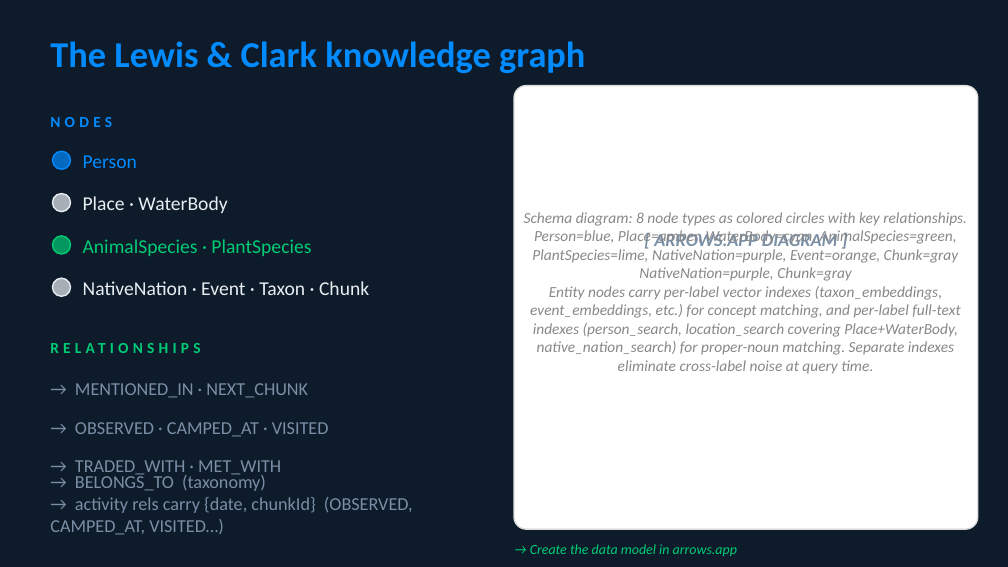
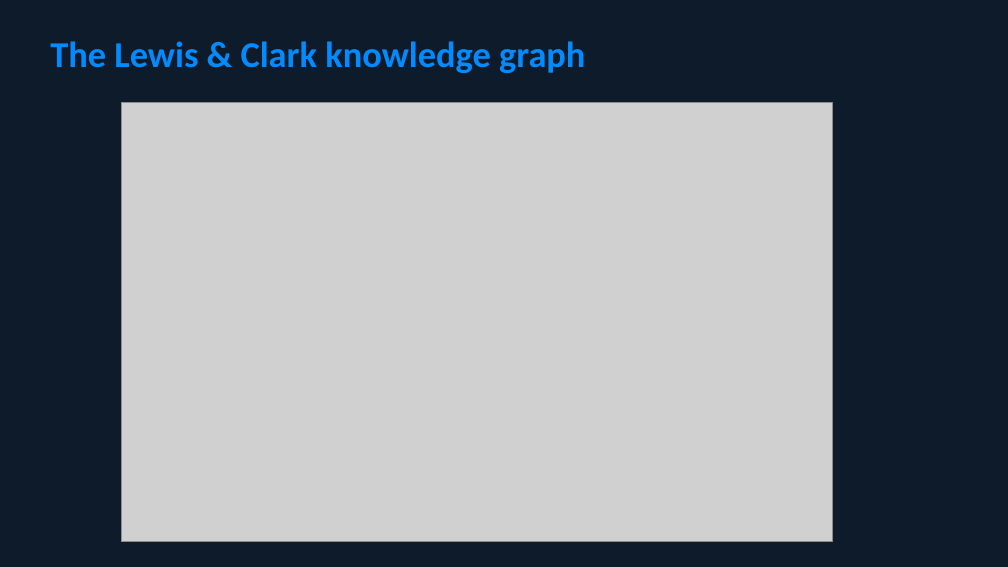
Before and after one commit to smithna/corps-of-discovery-graph-rag, a slide deck: slide 11 of docs/rag_relationship_problem.pptx (slide 7 before the commit). Drawn at 1008x567 pixels with LibreOffice and Linux fonts; fonts in the diff are those of the drawing; grey boxes stand for pictures. Boxes give left, top, right and bottom in pixels: in the first picture for what was removed or moved away, otherwise in the second. Text is boxed around its words. In the diff, an @@ line names an element or a change of style, - is before the commit and + after.

```diff
--- a/docs/rag_relationship_problem.pptx
+++ b/docs/rag_relationship_problem.pptx
@@ rounded rectangle removed at (514,86,978,529) @@
@@ text removed at (50,117,112,127) @@
-NODES
@@ picture added at (121,102,833,541) @@
@@ ellipse removed at (52,151,71,169) @@
@@ text removed at (83,155,137,168) @@
-Person
@@ ellipse removed at (52,194,71,212) @@
@@ text removed at (83,196,227,213) @@
-Place · WaterBody
@@ ellipse removed at (52,236,71,254) @@
@@ text removed at (83,239,311,256) @@
-AnimalSpecies · PlantSpecies
@@ text removed at (524,212,967,374) @@
-Schema diagram: 8 node types as colored circles with key relationships.
-Person=blue, Place=amber, WaterBody=cyan, AnimalSpecies=green,
-PlantSpecies=lime, NativeNation=purple, Event=orange, Chunk=gray
-NativeNation=purple, Chunk=gray
-Entity nodes carry per-label vector indexes (taxon_embeddings, event_embeddings, etc.) for concept matching, and per-label full-text indexes (person_search, location_search covering Place+WaterBody, native_nation_search) for proper-noun matching. Separate indexes eliminate cross-label noise at query time.
@@ text removed at (654,231,838,251) @@
-[ ARROWS.APP DIAGRAM ]
@@ ellipse removed at (52,278,71,296) @@
@@ text removed at (83,281,369,295) @@
-NativeNation · Event · Taxon · Chunk
@@ text removed at (50,333,484,363) @@
-RELATIONSHIPS
@@ text removed at (75,383,308,398) @@
-→ MENTIONED_IN · NEXT_CHUNK
@@ text removed at (75,422,329,437) @@
-→ OBSERVED · CAMPED_AT · VISITED
@@ text removed at (50,474,413,535) @@
-→ BELONGS_TO (taxonomy)
-→ activity rels carry {date, chunkId} (OBSERVED, CAMPED_AT, VISITED…)
@@ text removed at (75,460,281,477) @@
-→ TRADED_WITH · MET_WITH
@@ text removed at (530,544,737,557) @@
-→ Create the data model in arrows.app
```
Also in this commit, not shown: 10 other slides changed, 3 slides added, 3 slides removed.
